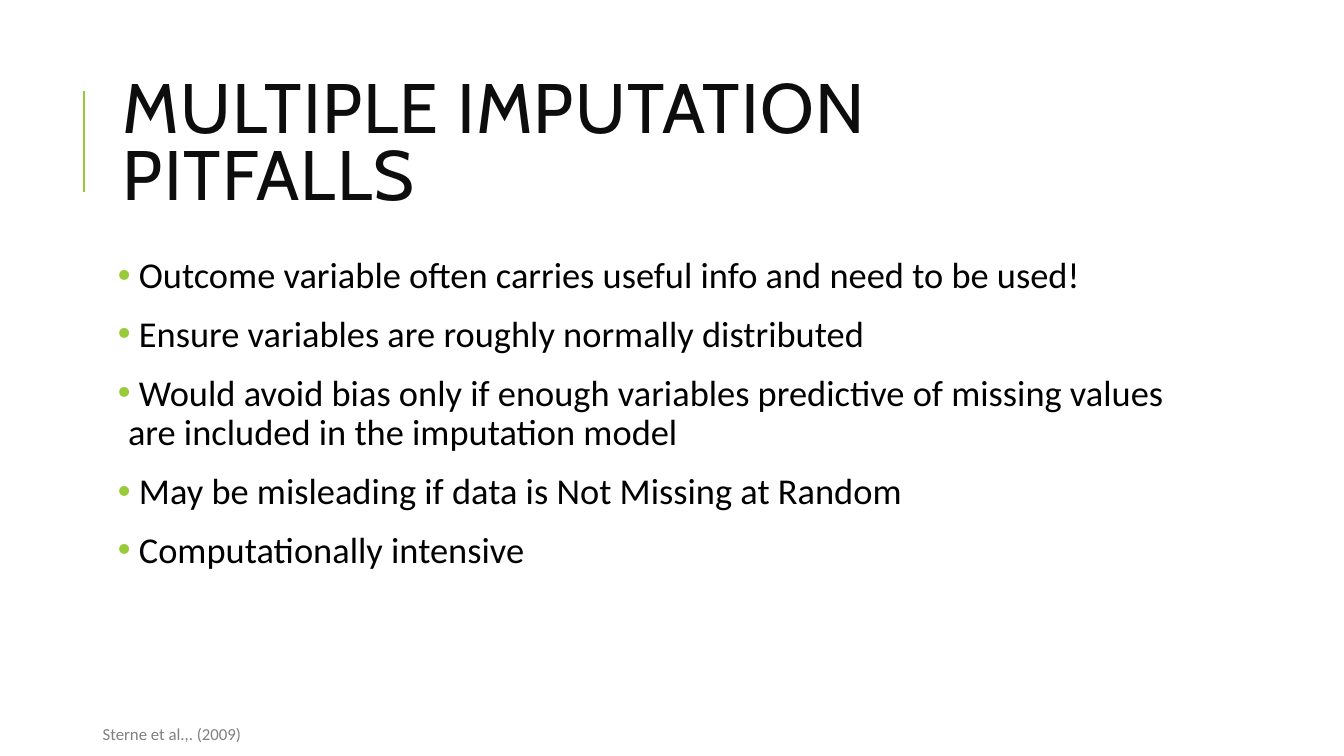
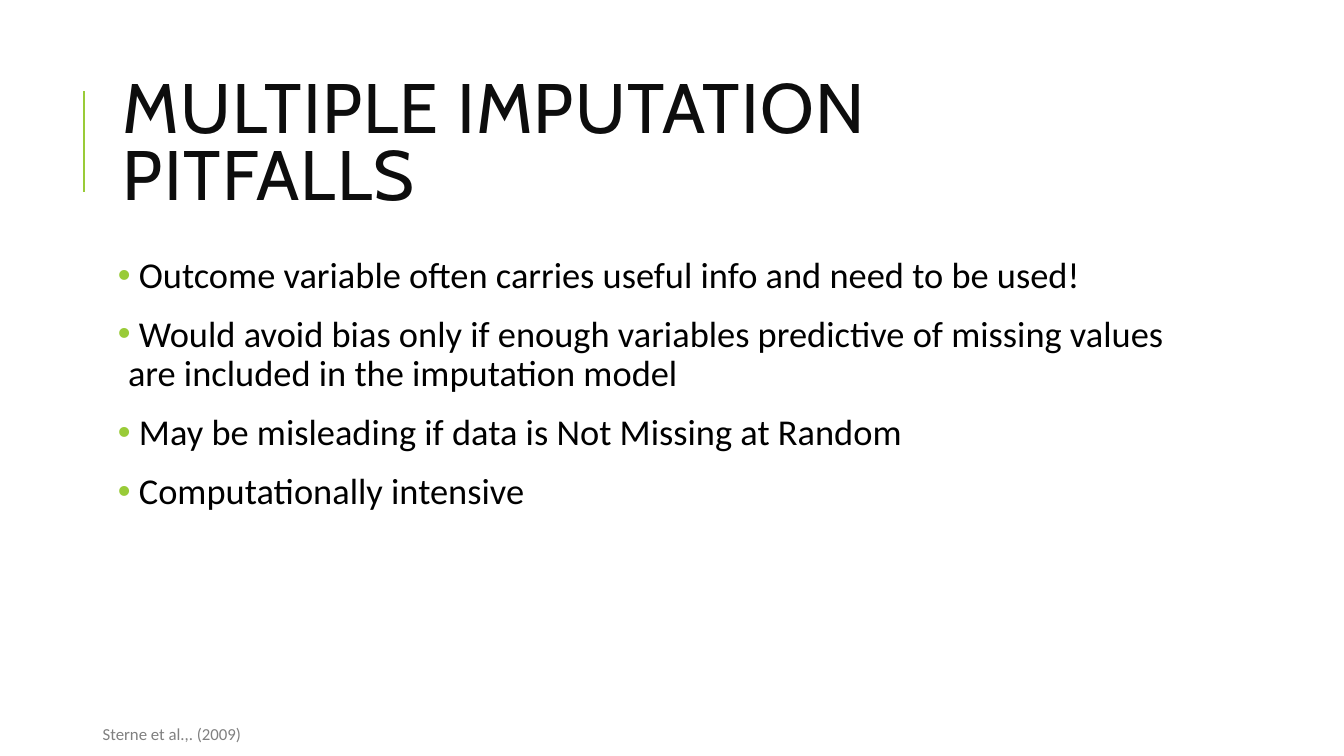
Before and after one commit to didierbrassard/CodingClub_workshop, a slide deck: slide 11 of 2.0-Missing_Data/MIssing_Data_slides.pptx. Drawn at 1344x756 pixels with LibreOffice and Linux fonts; fonts in the diff are those of the drawing. Boxes give left, top, right and bottom in pixels: in the first picture for what was removed or moved away, otherwise in the second. Text is boxed around its words. In the diff, an @@ line names an element or a change of style, - is before the commit and + after.

Commit message:
error correction

```diff
--- a/2.0-Missing_Data/MIssing_Data_slides.pptx
+++ b/2.0-Missing_Data/MIssing_Data_slides.pptx
@@ text at bbox=[139, 321, 864, 354]: paragraph removed @@
-• Ensure variables are roughly normally distributed
```
